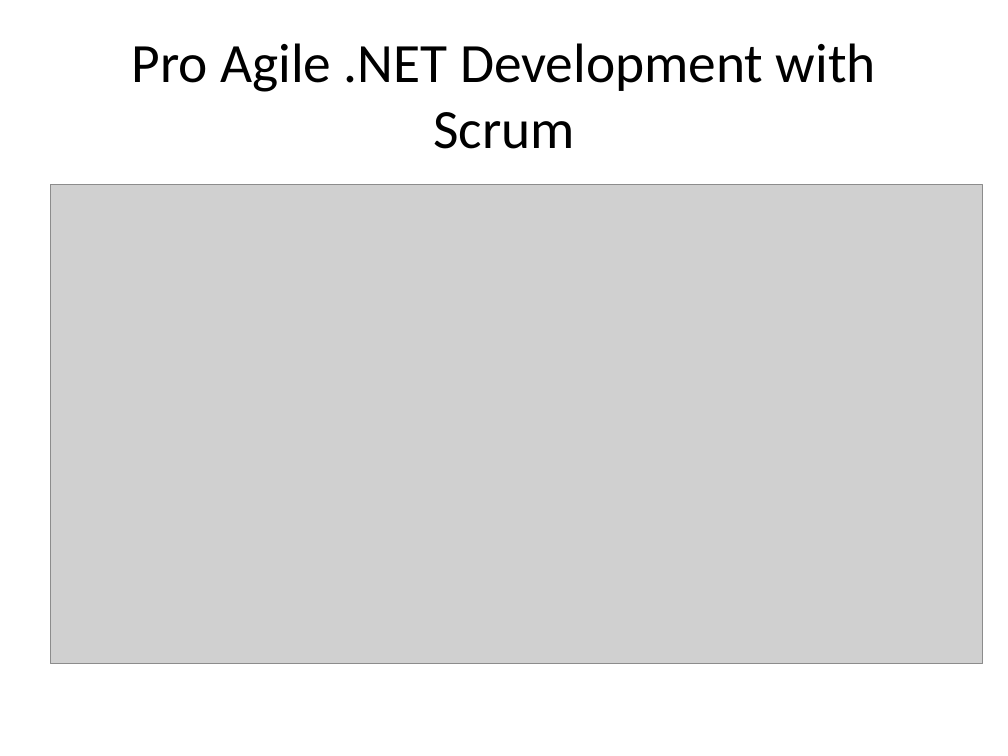
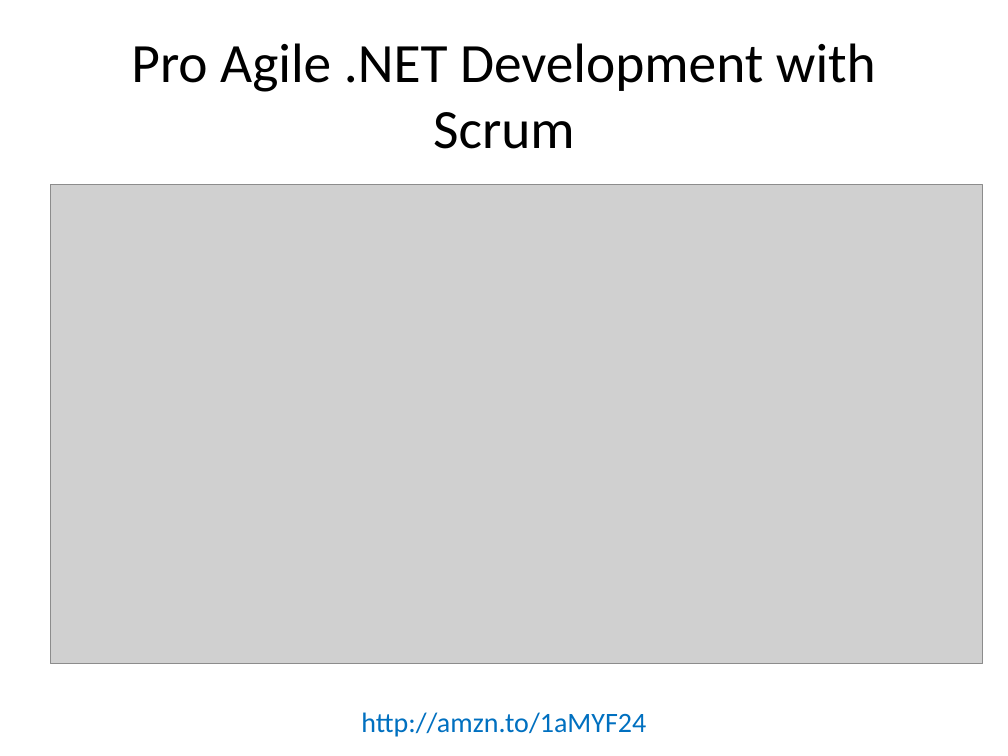
Before and after one commit to jerrelblankenship/Presentations, a slide deck: slide 9 of HavingYourCoffee/Having_Your_Coffee.pptx. Drawn at 1008x756 pixels with LibreOffice and Linux fonts; fonts in the diff are those of the drawing; grey boxes stand for pictures. Boxes give left, top, right and bottom in pixels: in the first picture for what was removed or moved away, otherwise in the second. Text is boxed around its words. In the diff, an @@ line names an element or a change of style, - is before the commit and + after.

```diff
--- a/HavingYourCoffee/Having_Your_Coffee.pptx
+++ b/HavingYourCoffee/Having_Your_Coffee.pptx
@@ text added at (361, 712, 646, 737), 20 pt, text #0070C0 @@
+http://amzn.to/1aMYF24
```
Also in this commit, not shown: 1 slide added, 1 slide removed.
